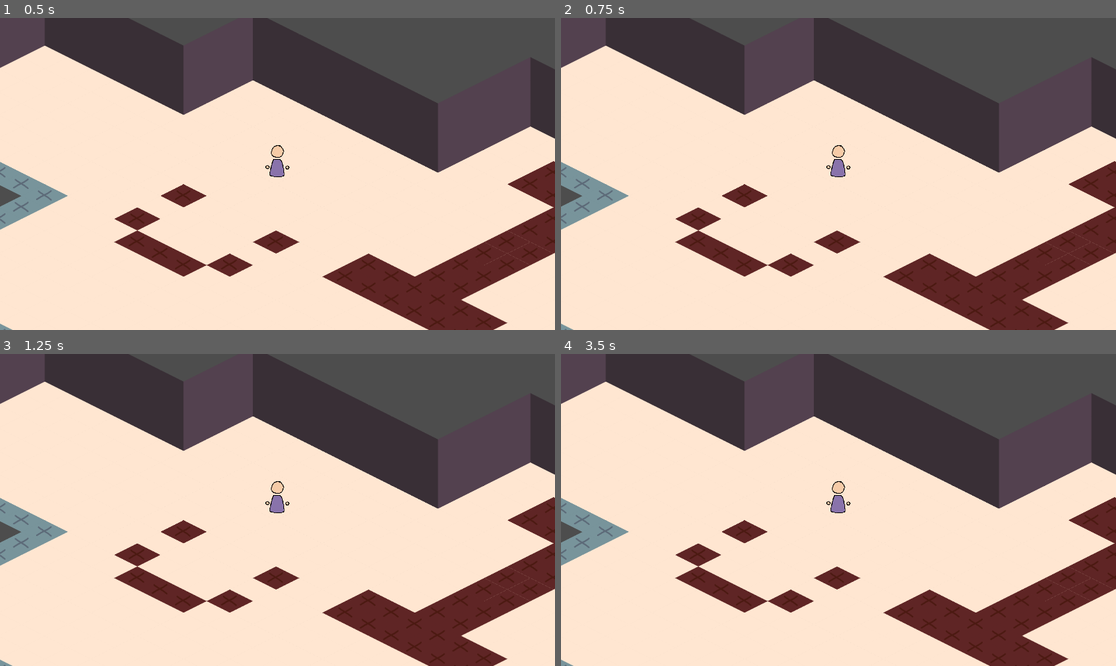
Above: before the commit, frames 1-4 (two rows, left to right).
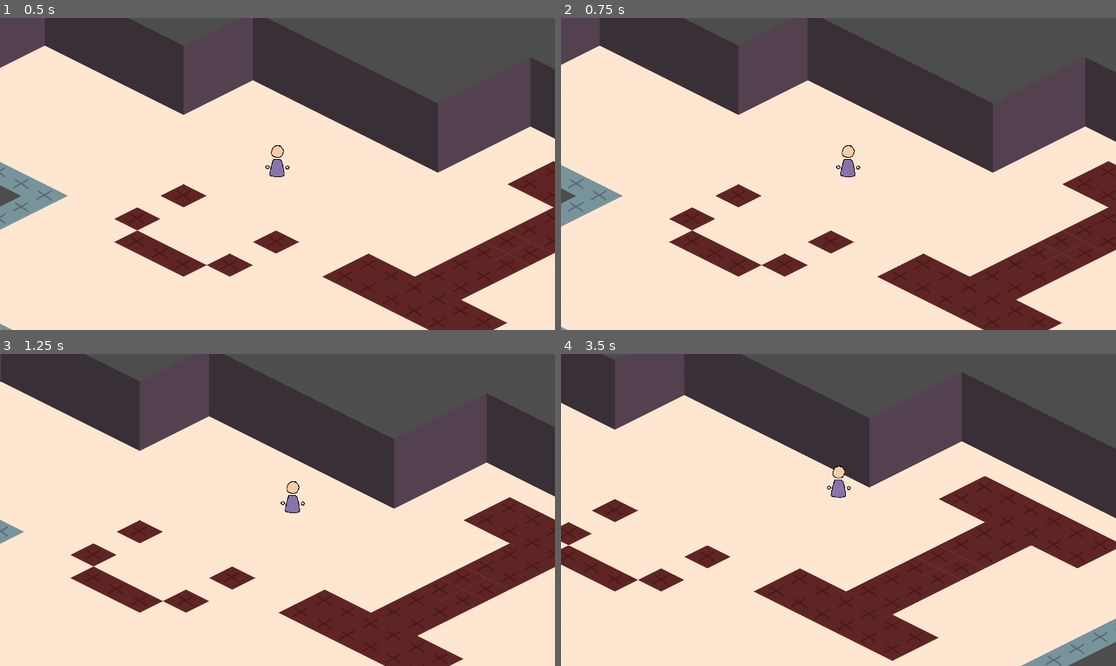
Above: after the commit, the same moments.

Repository: Eefschmeef2310/Arcane-Raiders
Game: Godot game, scene res://debug/test_room.tscn
Two runs of this game, one before a commit and one after it. Both use one fixed random seed, a clock stepped at 60 frames per second and the inputs below.
Inputs:
- Up to frame 1 (0.5 s): no input
- Up to frame 2 (0.75 s): tap Enter at 0.5 s; hold D (Right) from 0.53 s (still down)
- Up to frame 3 (1.25 s): keep holding D (Right)
- Up to frame 4 (3.5 s): release D (Right) at 1.28 s; hold S (Down) 1.28-2.03 s; hold D (Right) 2.03-2.78 s; hold W (Up) from 2.78 s (still down)

Frame 1 is identical in both runs. In frame 2, 5.5% of the frame differs, in the area x 0-100%, y 0-100%; in frame 3, 28%; in frame 4, 46%.
Error before the commit: Parse Error: Expected indented block after function declaration. (res://moving_entities/player/player.gd:39)

Commit message:
input complete (for now...)

Diff:
--- a/managers/player_data.gd
+++ b/managers/player_data.gd
@@ -11,10 +11,10 @@
 	set(val):
 		health = val
 		health_changed.emit()
-@export var spells : Array:
+@export var spells : Array[Spell]:
 	set(val):
 		spells = val
-		health_changed.emit()
+		spell_changed.emit()
 @export var spell_cooldowns : Array[float]
 
 @export var main_color : Color = Color.RED
--- a/moving_entities/player/player.gd
+++ b/moving_entities/player/player.gd
@@ -37,6 +37,6 @@
 	$Input.input = DeviceInput.new(id)
 
 func cast_spell(slot: int):
-
+	print("Casting spell " + str(slot))
 
 #endregion
--- a/moving_entities/player/player.tscn
+++ b/moving_entities/player/player.tscn
@@ -14,7 +14,6 @@
 wall_min_slide_angle = 3.14159
 script = ExtResource("1_wrxev")
 data = NodePath("PlayerData")
-movement_speed = null
 
 [node name="Sprite2D" type="Sprite2D" parent="."]
 position = Vector2(0, -49)
--- a/moving_entities/player/player_input.gd
+++ b/moving_entities/player/player_input.gd
@@ -11,18 +11,29 @@
 # Called every frame. 'delta' is the elapsed time since the previous frame.
 func _process(_delta):
 	var dir: Vector2
+	var spell: Array[bool]
+	spell.resize(3)
 
 	# If we have an input object, use it
-	# Otherwise, use any connected controller
 	if input:
 		dir = input.get_vector("left", "right", "up", "down")
+		for i in spell.size():
+			spell[i] = input.is_action_just_pressed("spell" + str(i))
+
+	# Otherwise, use any connected controller
 	else:
 		for device in devices:
 			var d: Vector2 = MultiplayerInput.get_vector(device, "left", "right", "up", "down")
 			if d.length() > dir.length():
 				dir = d
+			for i in spell.size():
+				spell[i] = MultiplayerInput.is_action_just_pressed(device, "spell" + str(i))
 
+	# Send input to owner
 	owner.direction = dir
+	for i in spell.size():
+		if spell[i]:
+			owner.cast_spell(i)
 
 func update_device_list(_device: int, _connected: bool):
 	devices.clear()
